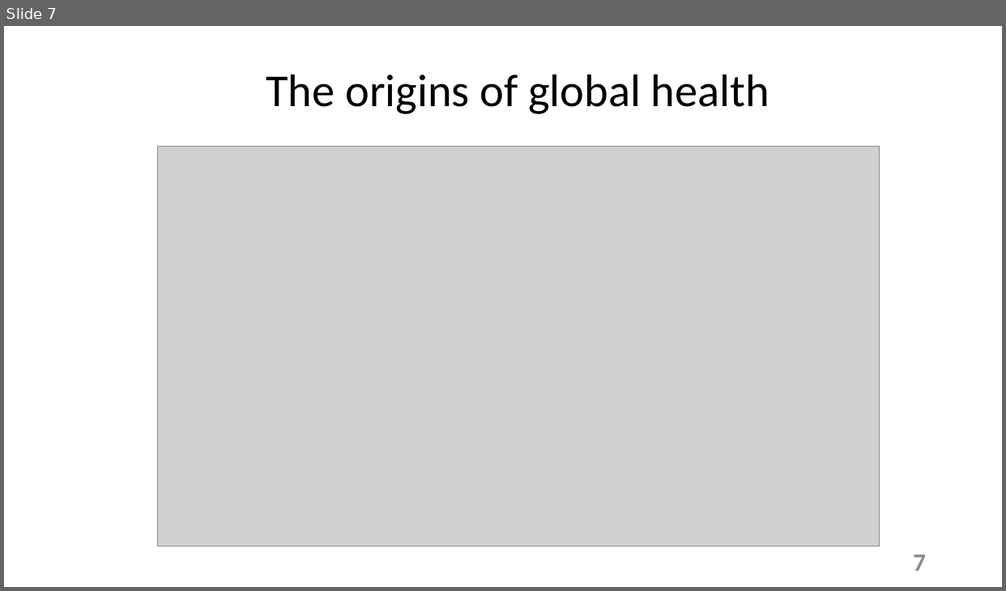
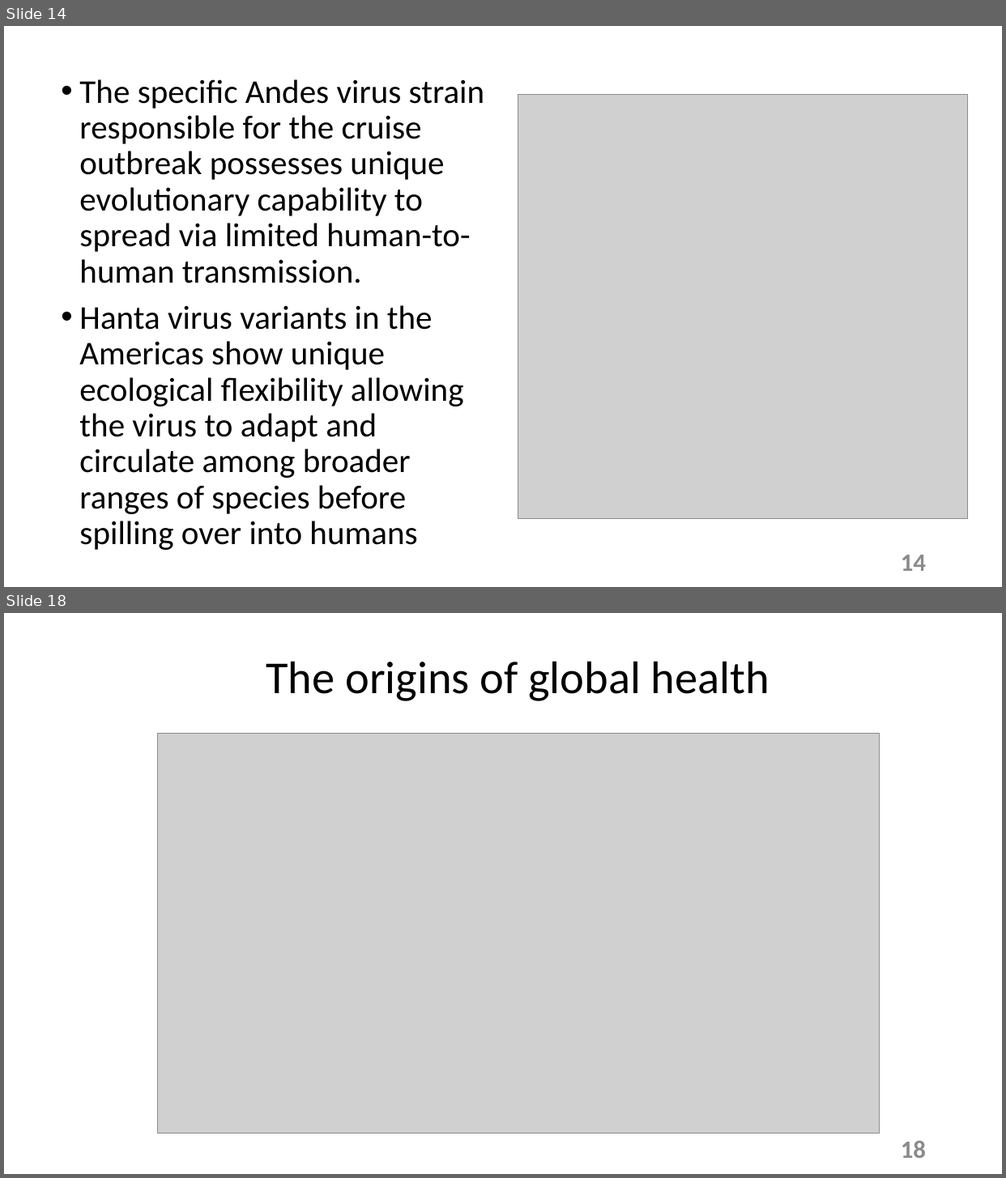
Before and after one commit to tstallins/tstallins.github.io, a slide deck: courses/261/introonline.pptx. Shown one above the other, each under a label of ours: slide 7 before the commit, slides 14 and 18 after it; the slides between them are not shown. The pictures are 1006x591 and 1006x1178 pixels, drawn with LibreOffice and Linux fonts; fonts in the diff are those of the drawing; grey boxes stand for pictures. Boxes give left, top, right and bottom in pixels: in the first picture for what was removed or moved away, otherwise in the second. Text is boxed around its words. In the diff, an @@ line names an element or a change of style, - is before the commit and + after.

```diff
--- a/courses/261/introonline.pptx
+++ b/courses/261/introonline.pptx
@@ slide 14 added at [4,26,1002,587], background #FFFFFF @@
@@ text added at [79,79,484,550], 32 pt, text #000000 @@
+• The specific Andes virus strain responsible for the cruise outbreak possesses unique evolutionary capability to spread via limited human-to-human transmission.
+• Hanta virus variants in the Americas show unique ecological flexibility allowing the virus to adapt and circulate among broader ranges of species before spilling over into humans
@@ picture added at [518,94,967,519] @@
@@ page number added at [901,555,926,571], 24 pt, text #8C8C8C, bold @@
+14
@@ what was slide 7 is now slide 18 @@
@@ page number at [901,1141,926,1158]: text changed @@
-7
+18
```
Also in this commit, not shown: 16 other slides added, 6 slides removed, 1 other file.
